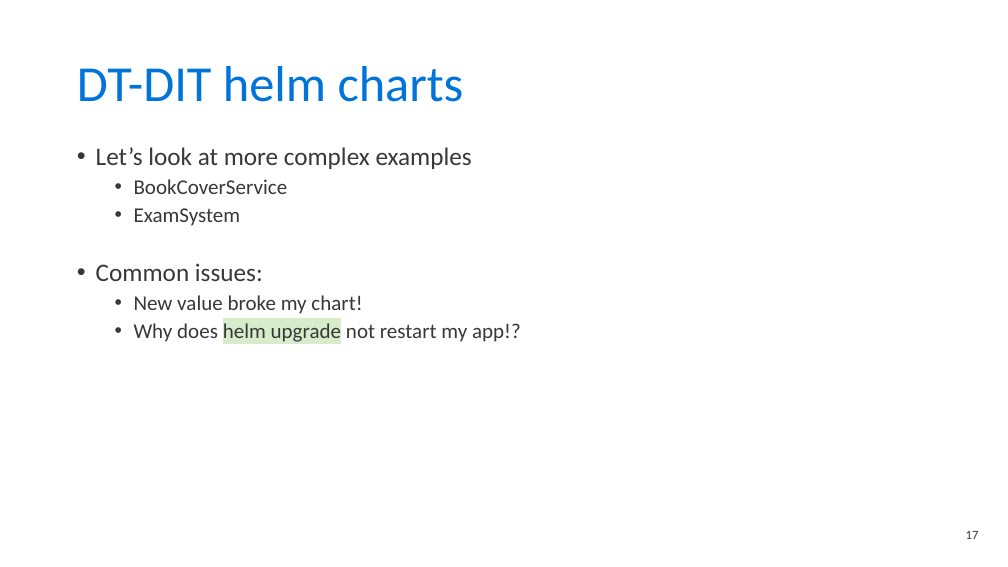
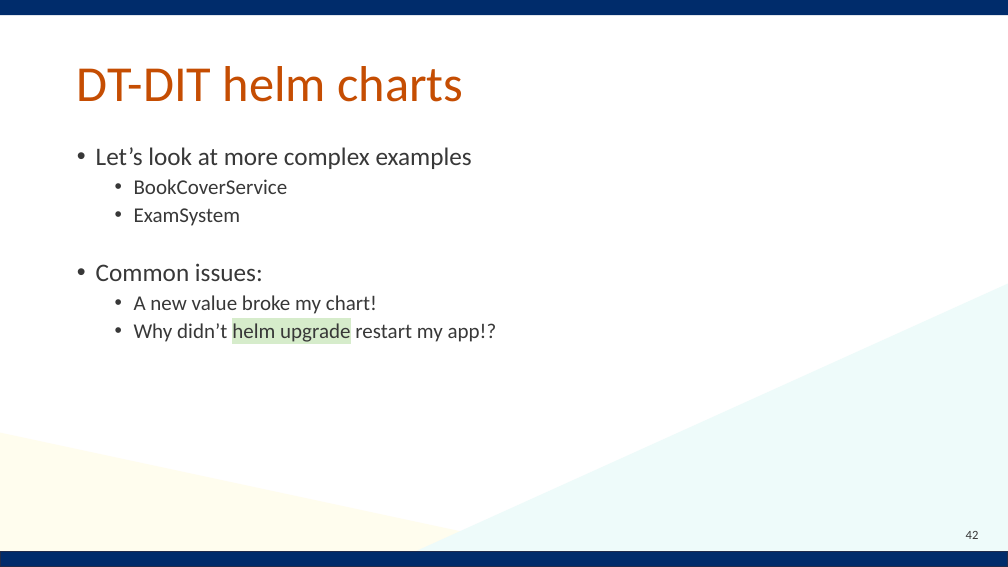
Before and after one commit to Notalib/workshop-helm-charts, a slide deck: slide 42 of Kubernetes_workshop_helm_chart.pptx (slide 17 before the commit). Drawn at 1008x567 pixels with LibreOffice and Linux fonts; fonts in the diff are those of the drawing; background and template pictures are left out. Boxes give left, top, right and bottom in pixels: in the first picture for what was removed or moved away, otherwise in the second. Text is boxed around its words. In the diff, an @@ line names an element or a change of style, - is before the commit and + after.

```diff
--- a/Kubernetes_workshop_helm_chart.pptx
+++ b/Kubernetes_workshop_helm_chart.pptx
@@ rectangle added at (0, 0, 1008, 15), fill #002C6B @@
@@ title "DT-DIT helm charts" at (77, 66, 464, 102): text colour #0074D9 to #C54D02 @@
@@ text at (134, 295, 497, 342): text changed @@
-  • New value broke my chart!
-  • Why does helm upgrade not restart my app!?
+  • A new value broke my chart!
+  • Why didn’t helm upgrade restart my app!?
@@ right triangle added at (381, 284, 1008, 567), fill #EEFBFA @@
@@ right triangle added at (0, 433, 628, 567), fill #FFFDEE @@
@@ page number at (966, 531, 979, 539): text changed @@
-17
+42
@@ rectangle added at (0, 552, 1008, 567), fill #002C6B, outline #202D4B 1 pt @@
```
Also in this commit, not shown: 13 other slides changed, 30 slides added, 3 slides removed.
